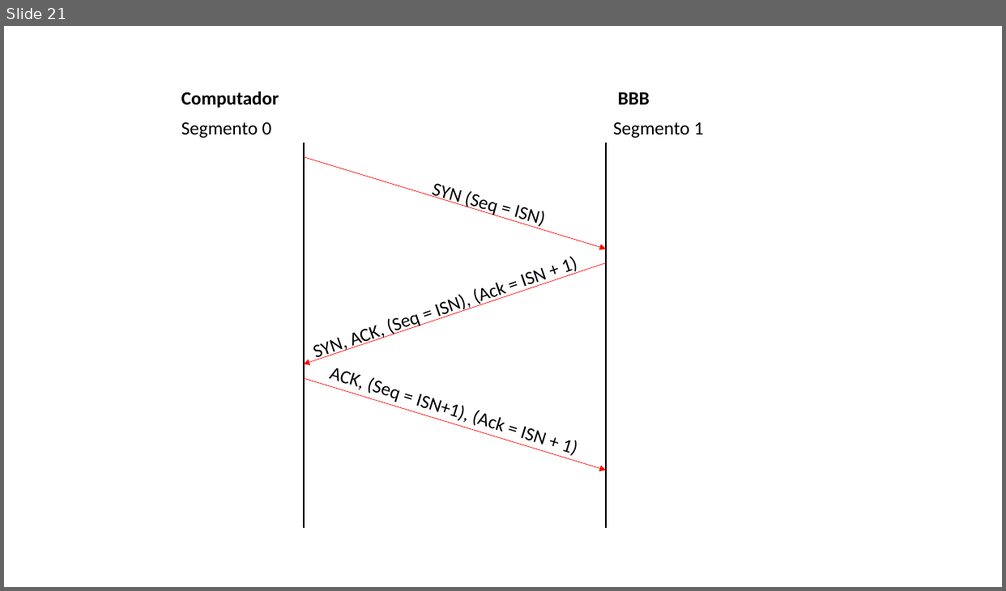
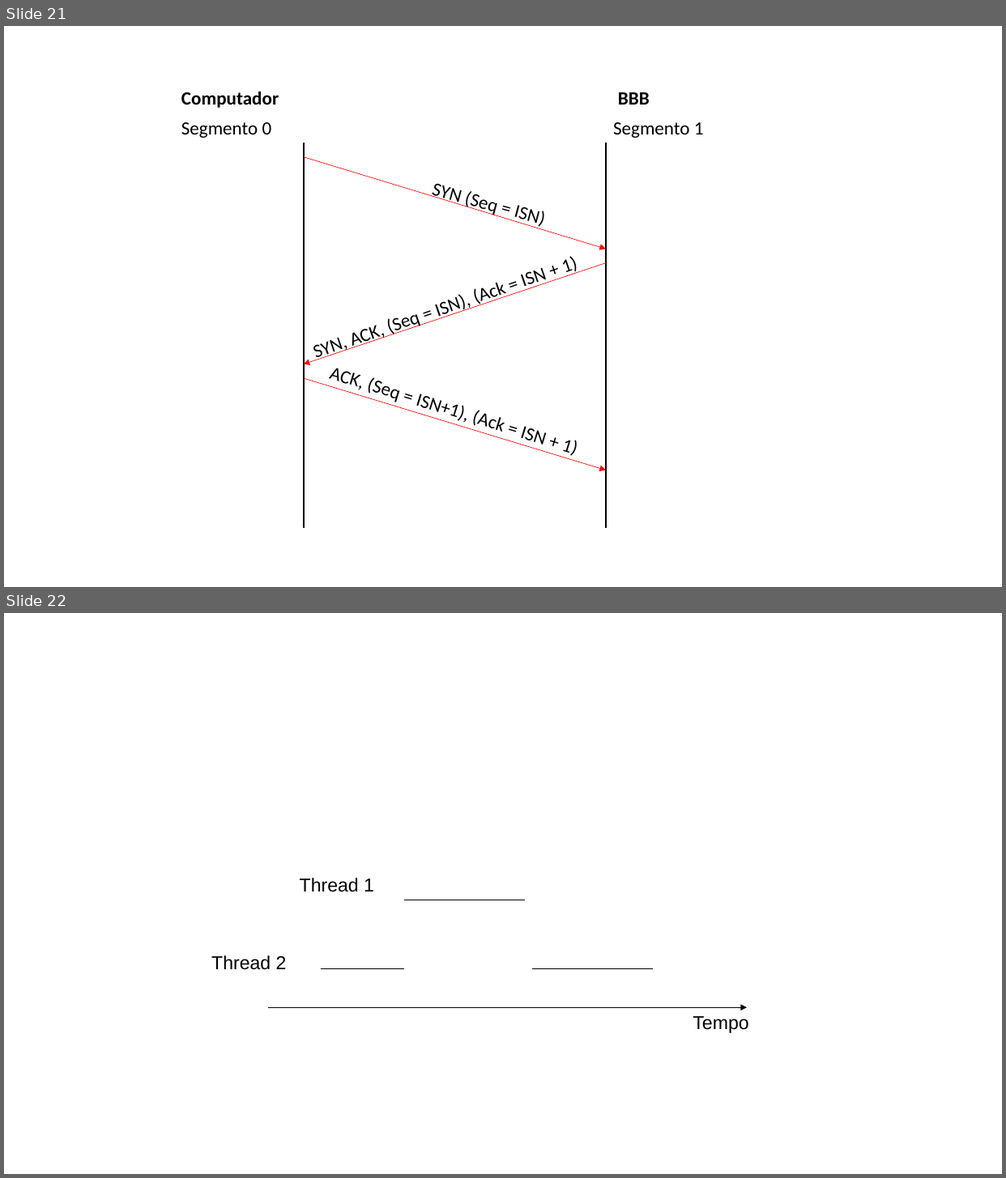
Before and after one commit to lucaslrodri/tcc_ufba, a slide deck: Word/Figuras.pptx. Shown one above the other, each under a label of ours: slide 21 before the commit, slides 21 and 22 after it. The pictures are 1006x591 and 1006x1178 pixels, drawn with LibreOffice and Linux fonts; fonts in the diff are those of the drawing. Boxes give left, top, right and bottom in pixels: in the first picture for what was removed or moved away, otherwise in the second. Text is boxed around its words. In the diff, an @@ line names an element or a change of style, - is before the commit and + after.

```diff
--- a/Word/Figuras.pptx
+++ b/Word/Figuras.pptx
@@ slide 22 added at [4,613,1002,1174], background #FFFFFF @@
@@ group added at [211,878,748,1033]: 3 texts, 3 lines, 1 arrow @@
+Tempo
+Thread 1
+Thread 2
```
Also in this commit, not shown: 1 other slide added, 1 other file.
